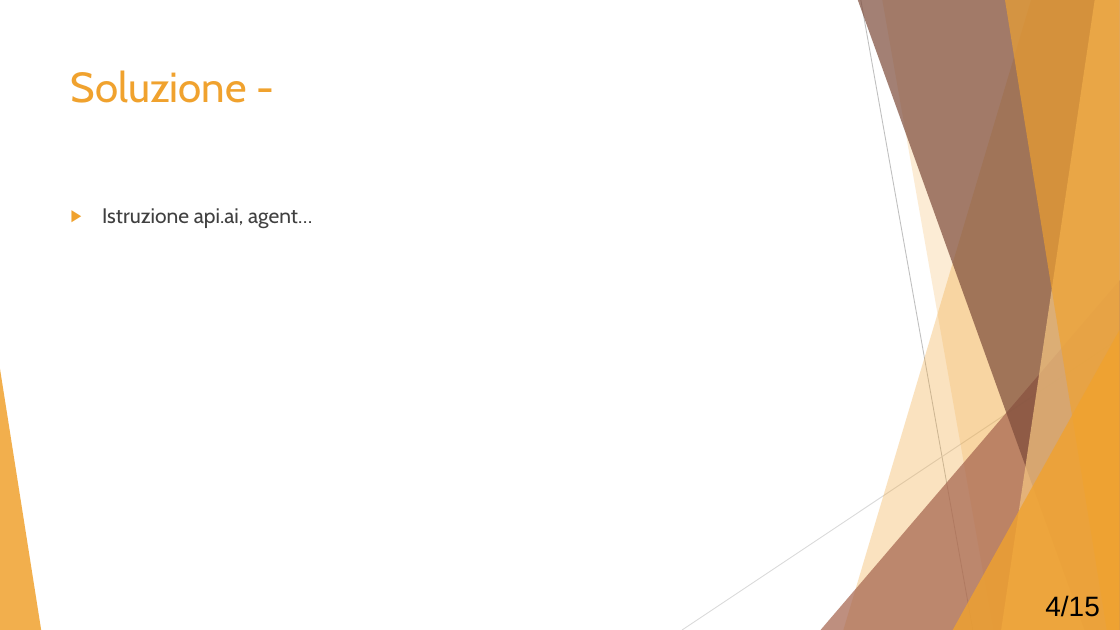
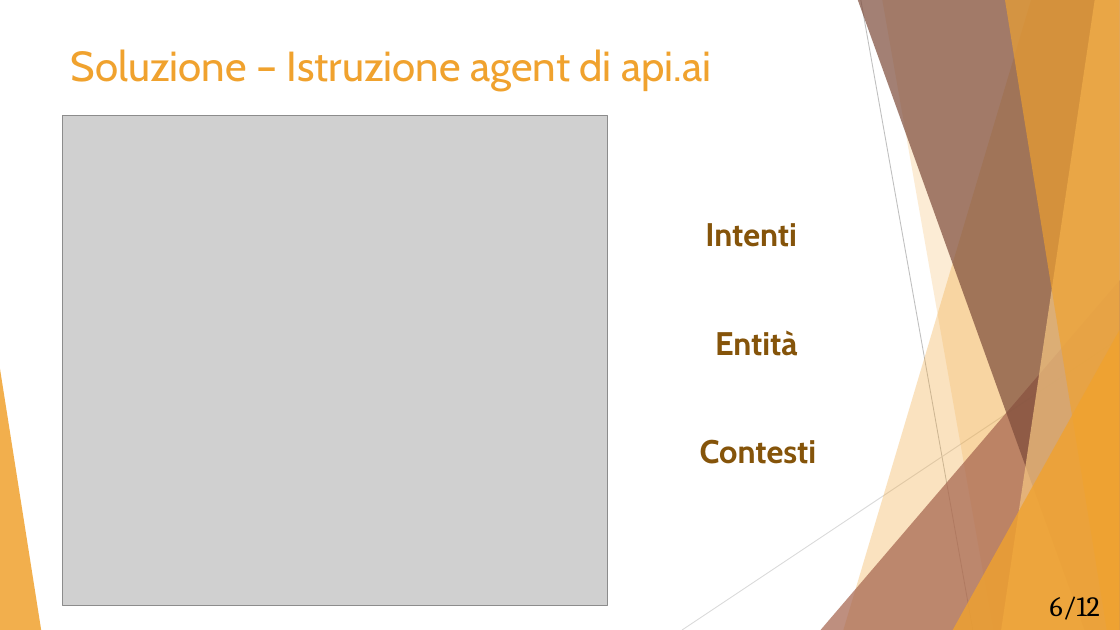
Before and after one commit to Mou95/Tesi, a slide deck: slide 6 of Presentazione_tesi.pptx. Drawn at 1120x630 pixels with LibreOffice and Linux fonts; fonts in the diff are those of the drawing; grey boxes stand for pictures. Boxes give left, top, right and bottom in pixels: in the first picture for what was removed or moved away, otherwise in the second. Text is boxed around its words. In the diff, an @@ line names an element or a change of style, - is before the commit and + after.

```diff
--- a/Presentazione_tesi.pptx
+++ b/Presentazione_tesi.pptx
@@ title at box(71, 49, 711, 91): text changed @@
-Soluzione -
+Soluzione – Istruzione agent di api.ai
@@ picture added at box(62, 116, 607, 606) @@
@@ text removed at box(102, 208, 312, 229) @@
-▶ Istruzione api.ai, agent…
@@ text added at box(705, 223, 797, 247), 28 pt, text #85540A, bold @@
+Intenti
@@ text added at box(715, 330, 798, 356), 28 pt, text #85540A, bold @@
+Entità
@@ text added at box(700, 439, 817, 464), 28 pt, text #85540A, bold @@
+Contesti
@@ text at box(1050, 596, 1100, 620): text changed; font Arial to Cambria @@
-4/15
+6/12
```
Also in this commit, not shown: 8 other slides changed, 3 slides added, 3 slides removed, 9 other files.
